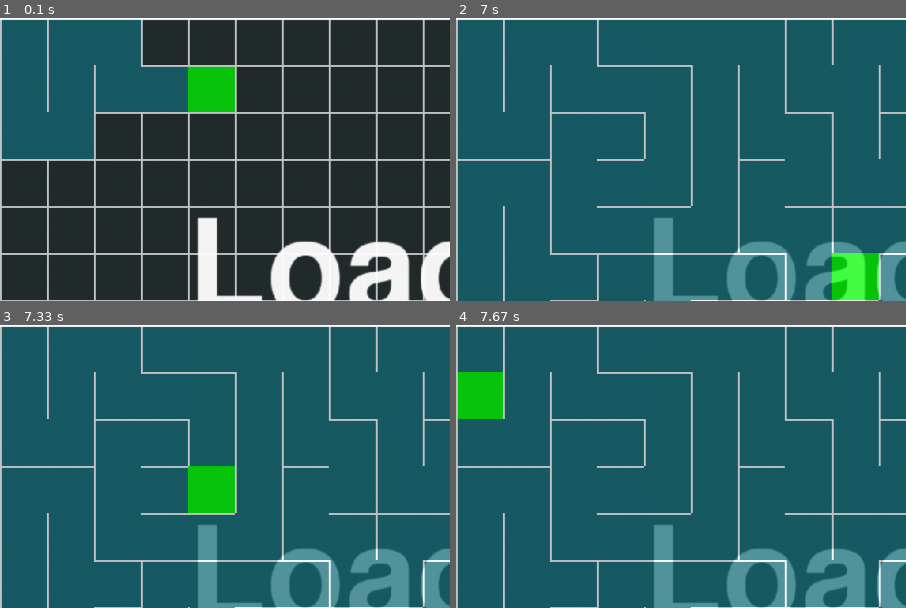
Above: before the commit, frames 1-4 (two rows, left to right).
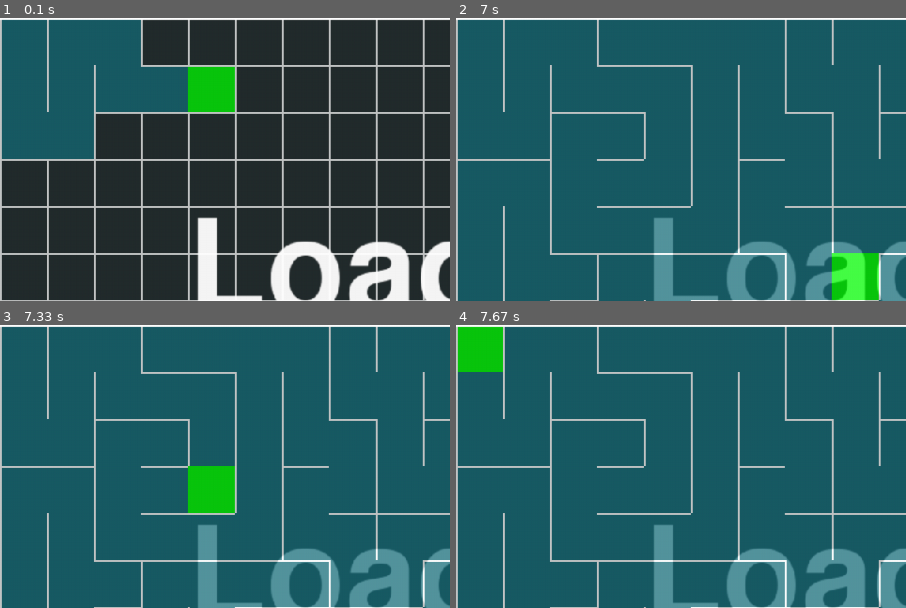
Above: after the commit, the same moments.

Repository: Anfisa2209/PyGame_Project_Maze
Game: pygame game, started from game_code.py
Same seed, same stepped clock (60 frames per second), same inputs: the game is played once before the commit and once after it.
Inputs:
- Up to frame 1 (0.1 s): no input
- Up to frame 2 (7 s): no input
- Up to frame 3 (7.33 s): no input
- Up to frame 4 (7.67 s): no input
The pictures show only the part of the screen within x 0-50%, y 0-50%; the shares and areas given below are measured in that part.

Frames 1-3 are identical in both runs. In frame 4, 3.3% of the frame differs, in the area x 0-11%, y 0-34%.

Commit message:
Зеленый квадрат доходит до конца

Diff:
--- a/generate_maze.py
+++ b/generate_maze.py
@@ -96,6 +96,8 @@
         self.screen = pygame.display.set_mode(list(map(sum, zip(size, [2, 2]))))
         self.is_full = False
         self.walls = []
+        self.coords = []
+        self.iterations = 0
         self.flag_wall_ready = True
 
     def setup(self):
@@ -136,6 +138,7 @@
             b.walls[order_y[1]].exists = False
 
     def draw_cells(self):
+        self.iterations += 1
         for cell in self.grid:
             if cell.visited:
                 rect = pygame.Rect(
@@ -144,6 +147,8 @@
                 )
                 color = GREEN if cell == self.curr_c else BLUE
                 pygame.draw.rect(self.screen, color, rect)
+                if color == GREEN:
+                    self.coords = rect
 
             for wall in cell.walls.values():
                 if wall.exists:
@@ -166,8 +171,7 @@
 
         elif len(self.stack) != 0:
             self.curr_c = self.stack.pop(-1)
-
-        if len(self.stack) == 0:
+        if self.coords == [0, 0, self.grid.scale, self.grid.scale] and self.iterations not in [0, 1]:
             self.is_full = True
 
     def draw(self):
--- /dev/null
+++ b/wall.csv
@@ -0,0 +1,247 @@
+[0, 0, 50, 0]
+[0, 0, 0, 50]
+[50, 0, 50, 50]
+[50, 0, 100, 0]
+[100, 0, 150, 0]
+[150, 0, 150, 50]
+[100, 50, 150, 50]
+[150, 0, 200, 0]
+[200, 0, 250, 0]
+[200, 50, 250, 50]
+[250, 0, 300, 0]
+[250, 50, 300, 50]
+[300, 0, 350, 0]
+[300, 50, 350, 50]
+[350, 0, 400, 0]
+[350, 50, 400, 50]
+[400, 0, 450, 0]
+[450, 0, 500, 0]
+[500, 0, 550, 0]
+[500, 50, 550, 50]
+[550, 0, 600, 0]
+[550, 50, 600, 50]
+[600, 0, 650, 0]
+[600, 50, 650, 50]
+[650, 0, 700, 0]
+[700, 0, 700, 50]
+[700, 0, 750, 0]
+[700, 50, 750, 50]
+[750, 0, 800, 0]
+[750, 50, 800, 50]
+[800, 0, 850, 0]
+[800, 50, 850, 50]
+[850, 0, 900, 0]
+[900, 0, 900, 50]
+[0, 50, 0, 100]
+[50, 50, 50, 100]
+[50, 100, 100, 100]
+[100, 100, 150, 100]
+[200, 50, 200, 100]
+[250, 100, 300, 100]
+[300, 100, 350, 100]
+[400, 50, 400, 100]
+[450, 50, 450, 100]
+[400, 100, 450, 100]
+[500, 50, 500, 100]
+[500, 100, 550, 100]
+[650, 50, 650, 100]
+[650, 100, 700, 100]
+[750, 50, 750, 100]
+[800, 100, 850, 100]
+[900, 50, 900, 100]
+[0, 100, 0, 150]
+[0, 150, 50, 150]
+[50, 150, 100, 150]
+[150, 100, 150, 150]
+[200, 100, 200, 150]
+[250, 100, 250, 150]
+[350, 100, 350, 150]
+[300, 150, 350, 150]
+[350, 150, 400, 150]
+[400, 150, 450, 150]
+[500, 100, 500, 150]
+[450, 150, 500, 150]
+[600, 100, 600, 150]
+[550, 150, 600, 150]
+[600, 150, 650, 150]
+[700, 100, 700, 150]
+[650, 150, 700, 150]
+[700, 150, 750, 150]
+[800, 100, 800, 150]
+[750, 150, 800, 150]
+[900, 100, 900, 150]
+[850, 150, 900, 150]
+[0, 150, 0, 200]
+[50, 200, 100, 200]
+[150, 150, 150, 200]
+[100, 200, 150, 200]
+[200, 150, 200, 200]
+[150, 200, 200, 200]
+[250, 150, 250, 200]
+[250, 200, 300, 200]
+[300, 200, 350, 200]
+[500, 150, 500, 200]
+[450, 200, 500, 200]
+[550, 200, 600, 200]
+[600, 200, 650, 200]
+[700, 200, 750, 200]
+[800, 150, 800, 200]
+[750, 200, 800, 200]
+[850, 150, 850, 200]
+[900, 150, 900, 200]
+[0, 200, 0, 250]
+[0, 250, 50, 250]
+[50, 250, 100, 250]
+[100, 250, 150, 250]
+[200, 200, 200, 250]
+[250, 200, 250, 250]
+[350, 200, 350, 250]
+[400, 200, 400, 250]
+[350, 250, 400, 250]
+[400, 250, 450, 250]
+[450, 250, 500, 250]
+[550, 200, 550, 250]
+[500, 250, 550, 250]
+[600, 250, 650, 250]
+[700, 200, 700, 250]
+[750, 250, 800, 250]
+[850, 200, 850, 250]
+[800, 250, 850, 250]
+[900, 200, 900, 250]
+[0, 250, 0, 300]
+[50, 300, 100, 300]
+[150, 250, 150, 300]
+[100, 300, 150, 300]
+[150, 300, 200, 300]
+[250, 250, 250, 300]
+[200, 300, 250, 300]
+[300, 250, 300, 300]
+[300, 300, 350, 300]
+[350, 300, 400, 300]
+[400, 300, 450, 300]
+[450, 300, 500, 300]
+[550, 250, 550, 300]
+[600, 250, 600, 300]
+[600, 300, 650, 300]
+[700, 250, 700, 300]
+[650, 300, 700, 300]
+[750, 250, 750, 300]
+[800, 300, 850, 300]
+[900, 250, 900, 300]
+[850, 300, 900, 300]
+[0, 300, 0, 350]
+[50, 350, 100, 350]
+[150, 300, 150, 350]
+[200, 350, 250, 350]
+[250, 350, 300, 350]
+[350, 300, 350, 350]
+[450, 300, 450, 350]
+[500, 350, 550, 350]
+[600, 300, 600, 350]
+[550, 350, 600, 350]
+[700, 300, 700, 350]
+[750, 300, 750, 350]
+[800, 300, 800, 350]
+[900, 300, 900, 350]
+[0, 350, 0, 400]
+[0, 400, 50, 400]
+[100, 350, 100, 400]
+[100, 400, 150, 400]
+[200, 350, 200, 400]
+[150, 400, 200, 400]
+[200, 400, 250, 400]
+[300, 350, 300, 400]
+[350, 350, 350, 400]
+[400, 350, 400, 400]
+[450, 350, 450, 400]
+[500, 350, 500, 400]
+[550, 350, 550, 400]
+[650, 350, 650, 400]
+[600, 400, 650, 400]
+[650, 400, 700, 400]
+[750, 350, 750, 400]
+[700, 400, 750, 400]
+[800, 350, 800, 400]
+[850, 350, 850, 400]
+[900, 350, 900, 400]
+[0, 400, 0, 450]
+[100, 400, 100, 450]
+[50, 450, 100, 450]
+[150, 450, 200, 450]
+[300, 400, 300, 450]
+[300, 450, 350, 450]
+[400, 400, 400, 450]
+[350, 450, 400, 450]
+[450, 400, 450, 450]
+[500, 400, 500, 450]
+[550, 400, 550, 450]
+[600, 400, 600, 450]
+[600, 450, 650, 450]
+[650, 450, 700, 450]
+[700, 450, 750, 450]
+[750, 450, 800, 450]
+[850, 400, 850, 450]
+[800, 450, 850, 450]
+[900, 400, 900, 450]
+[0, 450, 0, 500]
+[0, 500, 50, 500]
+[100, 450, 100, 500]
+[100, 500, 150, 500]
+[200, 450, 200, 500]
+[150, 500, 200, 500]
+[250, 450, 250, 500]
+[250, 500, 300, 500]
+[400, 450, 400, 500]
+[350, 500, 400, 500]
+[450, 450, 450, 500]
+[450, 500, 500, 500]
+[550, 450, 550, 500]
+[550, 500, 600, 500]
+[600, 500, 650, 500]
+[650, 500, 700, 500]
+[700, 500, 750, 500]
+[800, 450, 800, 500]
+[900, 450, 900, 500]
+[0, 500, 0, 550]
+[50, 500, 50, 550]
+[50, 550, 100, 550]
+[100, 550, 150, 550]
+[150, 550, 200, 550]
+[250, 500, 250, 550]
+[200, 550, 250, 550]
+[350, 500, 350, 550]
+[300, 550, 350, 550]
+[450, 500, 450, 550]
+[400, 550, 450, 550]
+[450, 550, 500, 550]
+[500, 550, 550, 550]
+[600, 500, 600, 550]
+[550, 550, 600, 550]
+[650, 550, 700, 550]
+[750, 500, 750, 550]
+[800, 500, 800, 550]
+[850, 500, 850, 550]
+[900, 500, 900, 550]
+[0, 550, 0, 600]
+[0, 600, 50, 600]
+[50, 600, 100, 600]
+[100, 600, 150, 600]
+[150, 600, 200, 600]
+[200, 600, 250, 600]
+[250, 600, 300, 600]
+[350, 550, 350, 600]
+[300, 600, 350, 600]
+[350, 600, 400, 600]
+[400, 600, 450, 600]
+[450, 600, 500, 600]
+[500, 600, 550, 600]
+[550, 600, 600, 600]
+[600, 600, 650, 600]
+[700, 550, 700, 600]
+[650, 600, 700, 600]
+[700, 600, 750, 600]
+[750, 600, 800, 600]
+[850, 550, 850, 600]
+[800, 600, 850, 600]
+[900, 550, 900, 600]
+[850, 600, 900, 600]
